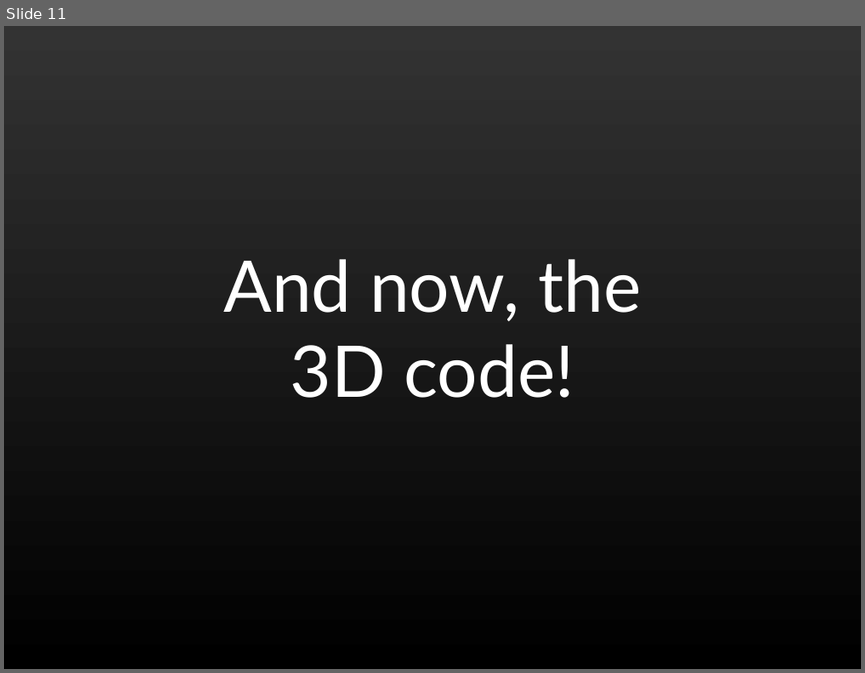
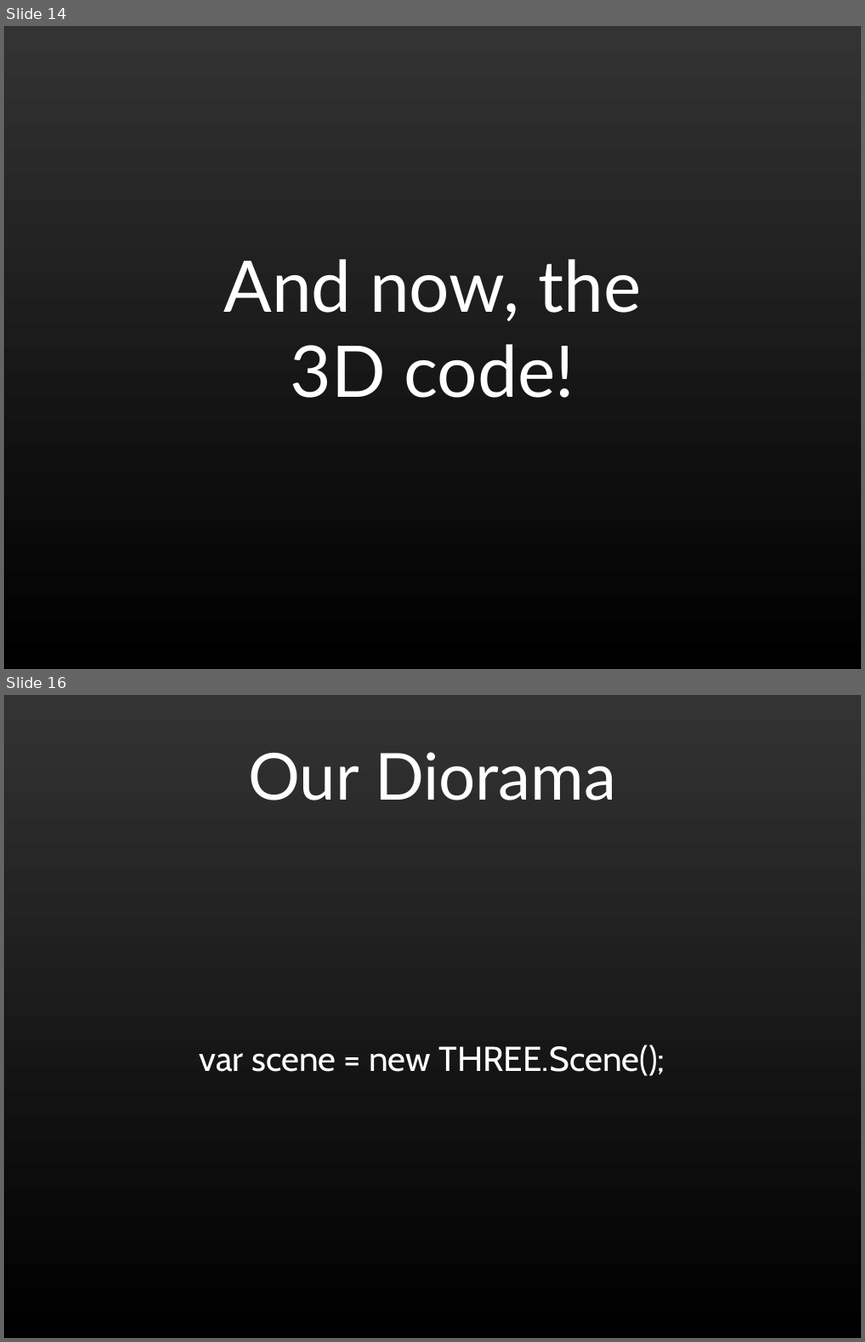
Before and after one commit to shegeek/teapots_can_fly, a slide deck: slides/teapots0.odp. Shown one above the other, each under a label of ours: slide 11 before the commit, slides 14 and 16 after it; the slides between them are not shown. The pictures are 865x673 and 865x1342 pixels, drawn with LibreOffice and Linux fonts; fonts in the diff are those of the drawing. Boxes give left, top, right and bottom in pixels: in the first picture for what was removed or moved away, otherwise in the second. Text is boxed around its words. In the diff, an @@ line names an element or a change of style, - is before the commit and + after.

```diff
--- a/slides/teapots0.odp
+++ b/slides/teapots0.odp
@@ slide 16 added at (x1=4, y1=695, x2=861, y2=1338), background gradient #333333 to #000000 @@
@@ title added at (x1=248, y1=752, x2=616, y2=800), 60 pt, text #FFFFFF @@
+Our Diorama
@@ subtitle added at (x1=200, y1=1044, x2=664, y2=1076), 32 pt, text #FFFFFF @@
+var scene = new THREE.Scene();
@@ what was slide 11 is now slide 14 @@
```
Also in this commit, not shown: 18 other slides added.
